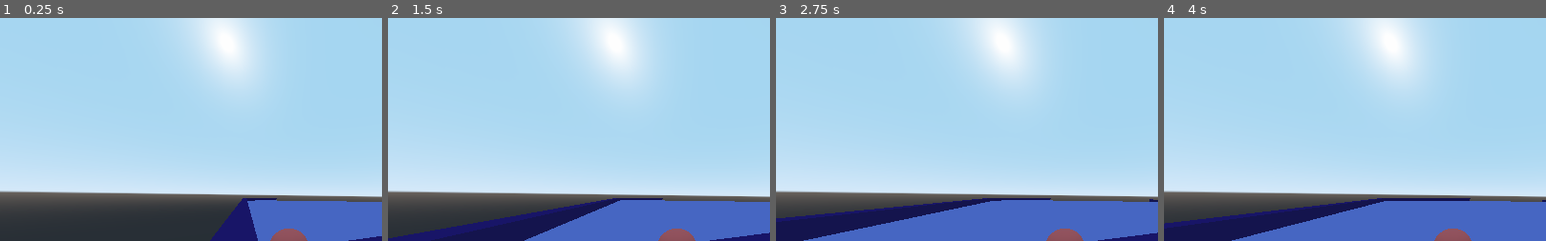
Above: before the commit, frames 1-4 (left to right).
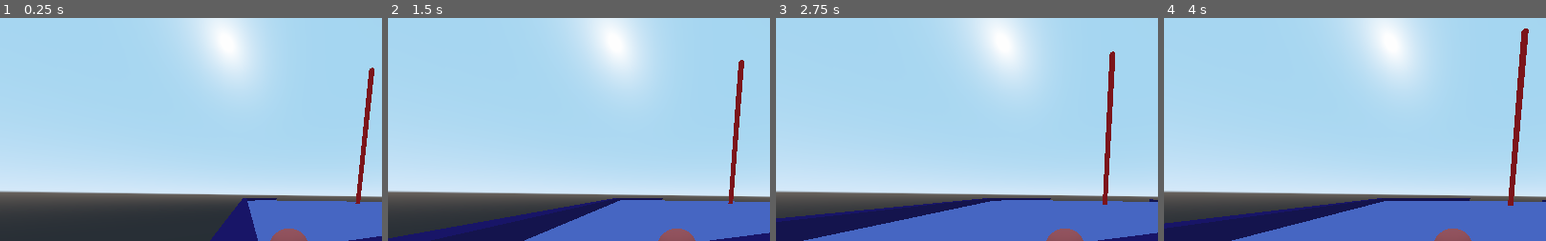
Above: after the commit, the same moments.

Repository: Chinuon/Bhulbhulaiya
Game: Godot game, scene res://Level1.tscn
The game is run twice, just before and just after one commit, with the same random seed, the same clock (stepped at 60 frames per second) and the same inputs. The project has no main scene, so this scene is started directly.
Inputs:
- Up to frame 1 (0.25 s): no input
- Up to frame 2 (1.5 s): tap Enter at 0.5 s; hold Right (ui_right) 0.53-1.28 s; hold Down (ui_down) from 1.28 s (still down)
- Up to frame 3 (2.75 s): release Down (ui_down) at 2.03 s; hold Right (ui_right) from 2.03 s (still down)
- Up to frame 4 (4 s): release Right (ui_right) at 2.78 s; hold Up (ui_up) 2.78-3.53 s; hold Left (ui_left) from 3.53 s (still down)
The pictures show only the part of the screen within x 10-60%, y 1-51%; the shares and areas given below are measured in that part.

The runs differ from the first frame. In frame 1, 0.8% of the frame differs, in the area x 93-98%, y 22-84%; in frame 2, 0.9%; in frame 3, 0.9%; in frame 4, 1.3%, in the area x 90-96%, y 4-85%.

Commit message:
added ending point0

Diff:
--- a/Level1.tscn
+++ b/Level1.tscn
@@ -22,6 +22,13 @@
 
 [sub_resource type="SpatialMaterial" id=9]
 albedo_color = Color( 0.133333, 0.0392157, 0.431373, 1 )
+
+[sub_resource type="CylinderMesh" id=10]
+
+[sub_resource type="SpatialMaterial" id=11]
+albedo_color = Color( 0.976471, 0.0705882, 0.0862745, 0.266667 )
+
+[sub_resource type="CylinderShape" id=12]
 
 [node name="Level1" type="Spatial"]
 
@@ -102,4 +109,13 @@
 mesh = SubResource( 8 )
 material/0 = SubResource( 9 )
 
-[node name="wall2" type="StaticBody" parent="Node"]
+[node name="innerwall" type="StaticBody" parent="Node"]
+
+[node name="MeshInstance" type="MeshInstance" parent="Node/innerwall"]
+transform = Transform( 1, 0, 0, 0, 50, 0, 0, 0, 1, 0, 0, 0 )
+mesh = SubResource( 10 )
+material/0 = SubResource( 11 )
+
+[node name="CollisionShape" type="CollisionShape" parent="Node/innerwall"]
+transform = Transform( 1, 0, 0, 0, 50, 0, 0, 0, 1, 0, 0, 0 )
+shape = SubResource( 12 )
Not shown: 1 places in Level1.tscn that only renumber resources
